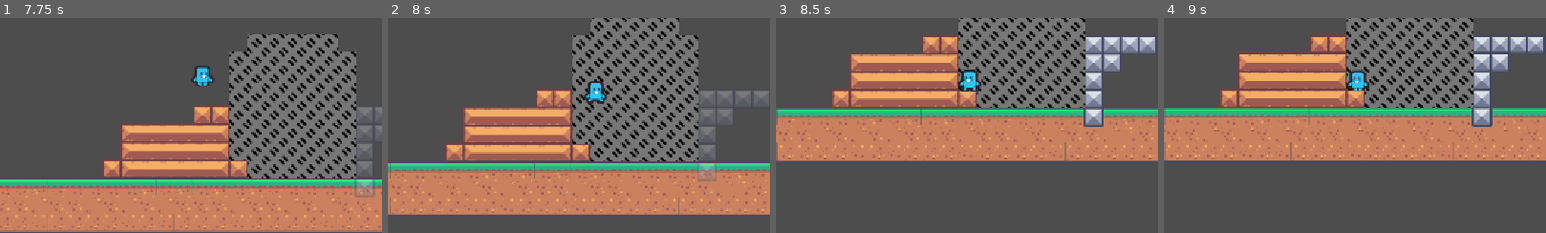
Above: before the commit, frames 1-4 (left to right).
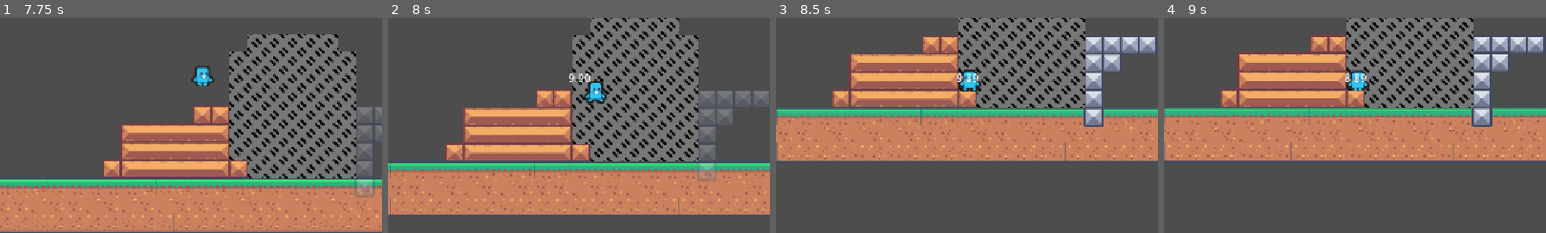
Above: after the commit, the same moments.

Repository: bridgerbird/GMTK2026-Game-Jam
Game: Godot game, scene res://scenes/level_tutorial.tscn
Two runs of this game, one before a commit and one after it. Both use one fixed random seed, a clock stepped at 60 frames per second and the inputs below. The project has no main scene, so this scene is started directly.
Inputs:
- Up to frame 1 (7.75 s): hold Shift (run) 0.53-1.28 s; hold D (move_right) 0.53-2.03 s; tap Space (jump) at 0.77, 1.52, 3.02, 3.77, 4.52, 6.02, 6.77, 7.52 s; tap Q (toggle_phases) at 1.35, 3.6, 5.85 s; hold A (move_left) 2.03-4.28 s; tap W (twist) at 2.1, 4.35, 6.6 s; tap Shift (run) at 2.85, 7.35 s; hold D (move_right) from 4.28 s (still down); hold Shift (run) 5.03-5.78 s
- Up to frame 2 (8 s): keep holding D (move_right)
- Up to frame 3 (8.5 s): release D (move_right) at 8.03 s; hold A (move_left) from 8.03 s (still down); tap Q (toggle_phases) at 8.1 s
- Up to frame 4 (9 s): keep holding A (move_left); tap W (twist) at 8.85 s
The pictures show only the part of the screen within x 25-75%, y 36-86%; the shares and areas given below are measured in that part.

Frame 1 is identical in both runs. In frame 2, 0.1% of the frame differs, in the area x 47-53%, y 25-30%; in frame 3, 0.1%; in frame 4, 0.1%.

Commit message:
Added Time Zone Timer

Diff:
--- a/scenes/level_tutorial.tscn
+++ b/scenes/level_tutorial.tscn
@@ -34,6 +34,23 @@
 tile_set = ExtResource("1_2x0bi")
 
 [node name="TilePhaseTimer" type="Timer" parent="." unique_id=1965670127]
+wait_time = 10.0
+
+[node name="TilePhaseTime" type="CanvasLayer" parent="." unique_id=905921665]
+
+[node name="Label" type="Label" parent="TilePhaseTime" unique_id=1050011405]
+anchors_preset = 8
+anchor_left = 0.5
+anchor_top = 0.5
+anchor_right = 0.5
+anchor_bottom = 0.5
+offset_left = -20.0
+offset_top = -11.5
+offset_right = 20.0
+offset_bottom = 11.5
+grow_horizontal = 2
+grow_vertical = 2
+size_flags_horizontal = 4
 
 [node name="LevelCompletionTime" type="CanvasLayer" parent="." unique_id=536202024]
 
--- a/scripts/PhaseToggleManager.gd
+++ b/scripts/PhaseToggleManager.gd
@@ -10,12 +10,17 @@
 @onready var GreenZoneTiles = $"CPZ-Tiles"
 @onready var TimerTiles = $"TAZ-Tiles"
 @onready var InvisibleTiles = $INVISIBLE
-
+# Other Node Variables
+@onready var tile_timer = $TilePhaseTimer
+@onready var tile_time_label = $TilePhaseTime/Label
 @onready var player = $Player
 
 var blue_tile_phase = GameConfig.tile_phase["blue"]
 var orange_tile_phase = GameConfig.tile_phase["orange"]
 
+var was_in_timer_zone = false
+
+# Formats elapsed time into proper time stamp
 func format_time(seconds):
 	var mins = int(seconds) / 60
 	var secs = int(seconds) % 60
@@ -64,6 +69,20 @@
 	var timer_cell = TimerTiles.local_to_map(player.global_position)
 	var player_in_timer_zone = TimerTiles.get_cell_source_id(timer_cell) != -1
 
+	# Edge detection for time zones
+	if player_in_timer_zone and not was_in_timer_zone:
+		tile_timer.start()
+	if not player_in_timer_zone and was_in_timer_zone:
+		tile_timer.stop()
+	was_in_timer_zone = player_in_timer_zone
+
+	# Display Timer if in a Time zone
+	if player_in_timer_zone:
+		tile_time_label.show()
+		tile_time_label.text = str(tile_timer.time_left).pad_decimals(2)
+	else:
+		tile_time_label.hide()
+
 	# Toggle Phase shift on button press
 	if Input.is_action_just_pressed("toggle_phases"):
 		if player_in_green:
